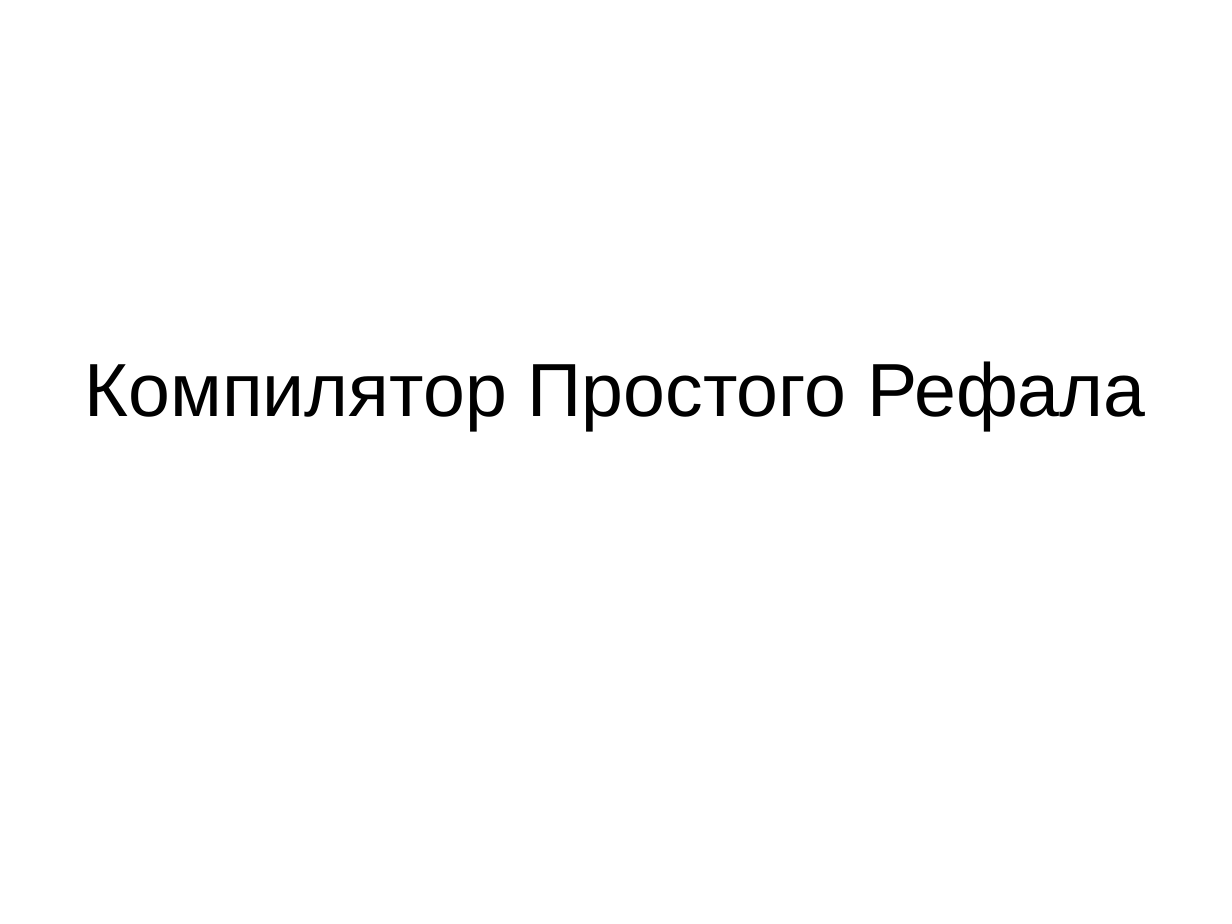
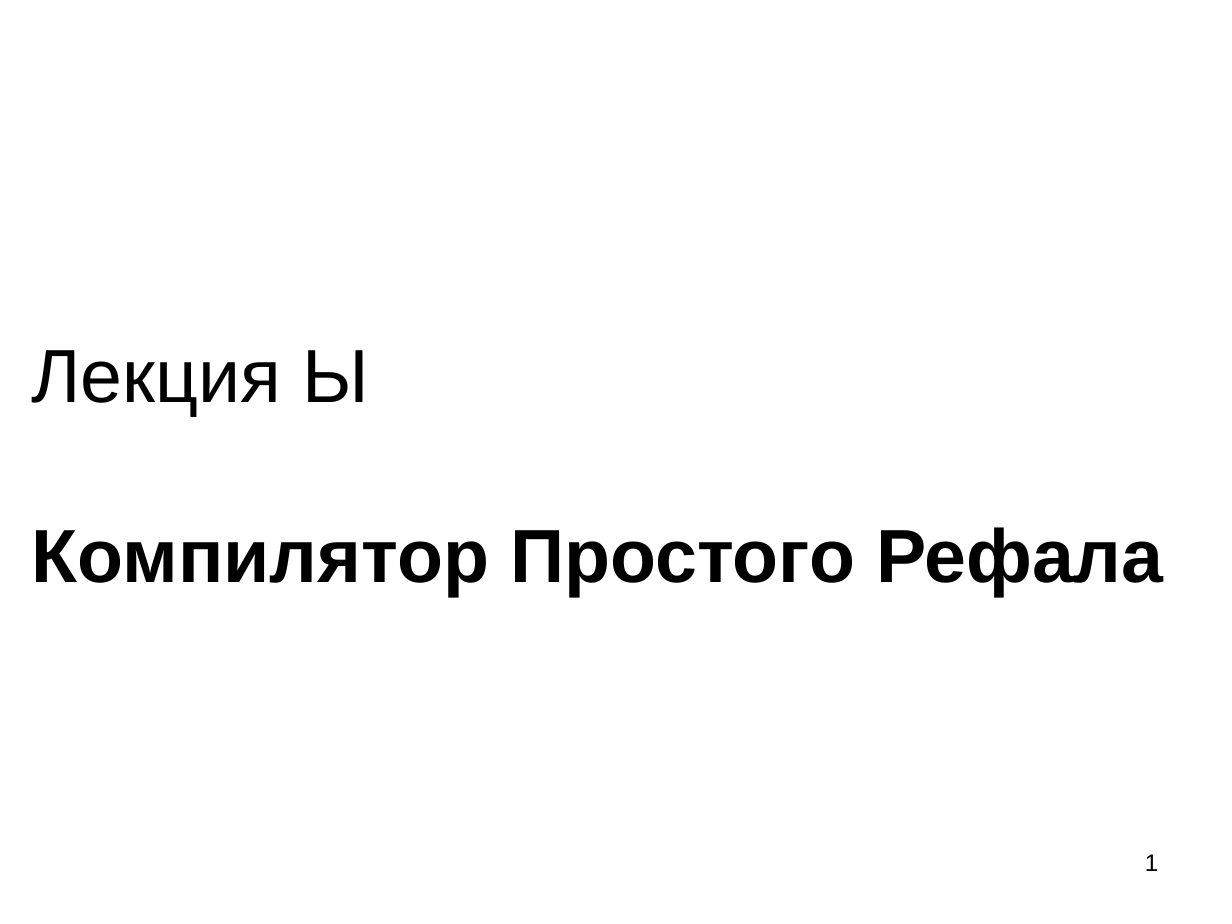
Before and after one commit to bmstu-iu9/refal-5-lambda, a slide deck: slide 1 of doc/Компилятор Простого Рефала.ppt. Drawn at 1232x924 pixels with LibreOffice and Linux fonts; fonts in the diff are those of the drawing. Boxes give left, top, right and bottom in pixels: in the first picture for what was removed or moved away, otherwise in the second. Text is boxed around its words. In the diff, an @@ line names an element or a change of style, - is before the commit and + after.

```diff
--- a/doc/Компилятор Простого Рефала.ppt
+++ b/doc/Компилятор Простого Рефала.ppt
@@ title at (x1=32, y1=350, x2=1164, y2=597): text changed; bold on @@
-Компилятор Простого Рефала
+Лекция Ы
+Компилятор Простого Рефала
@@ page number added at (x1=1145, y1=854, x2=1158, y2=871), 14 pt, text #000000 @@
+1
```
Also in this commit, not shown: 9 other slides changed, 9 slides added, 6 other files.
